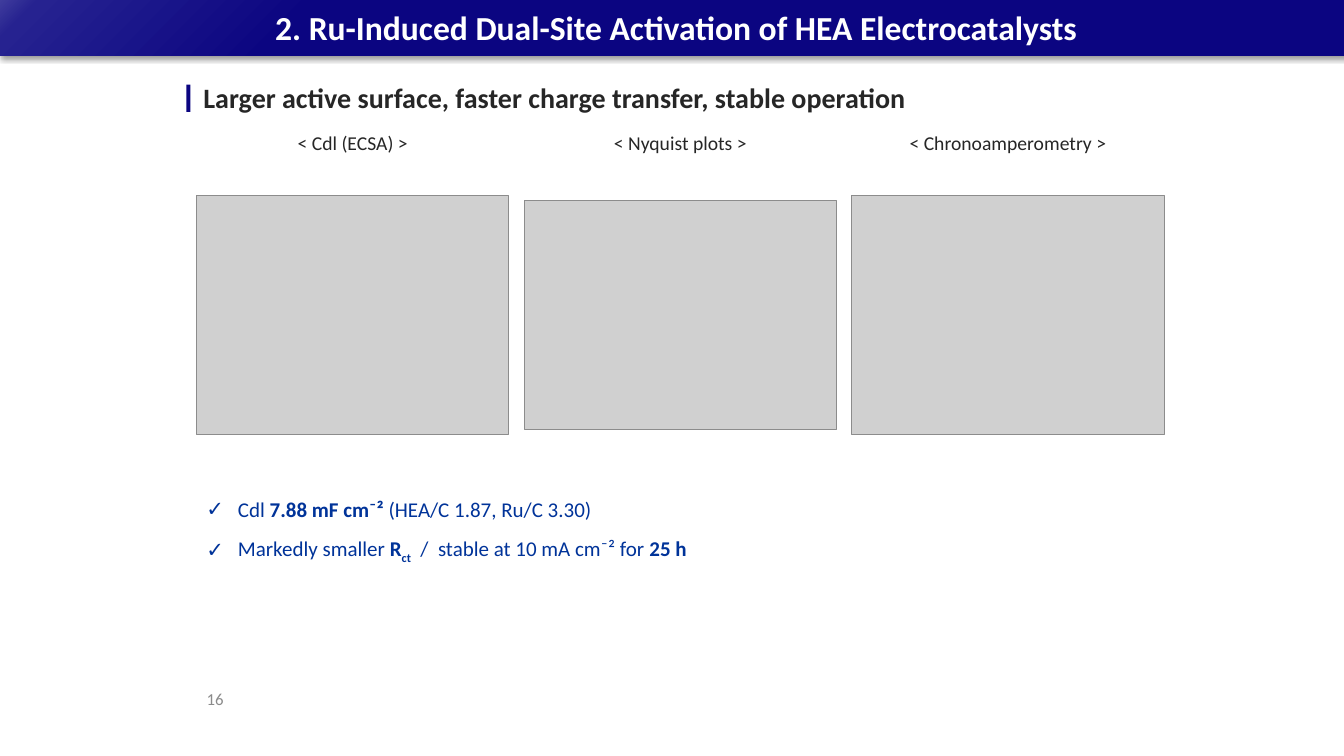
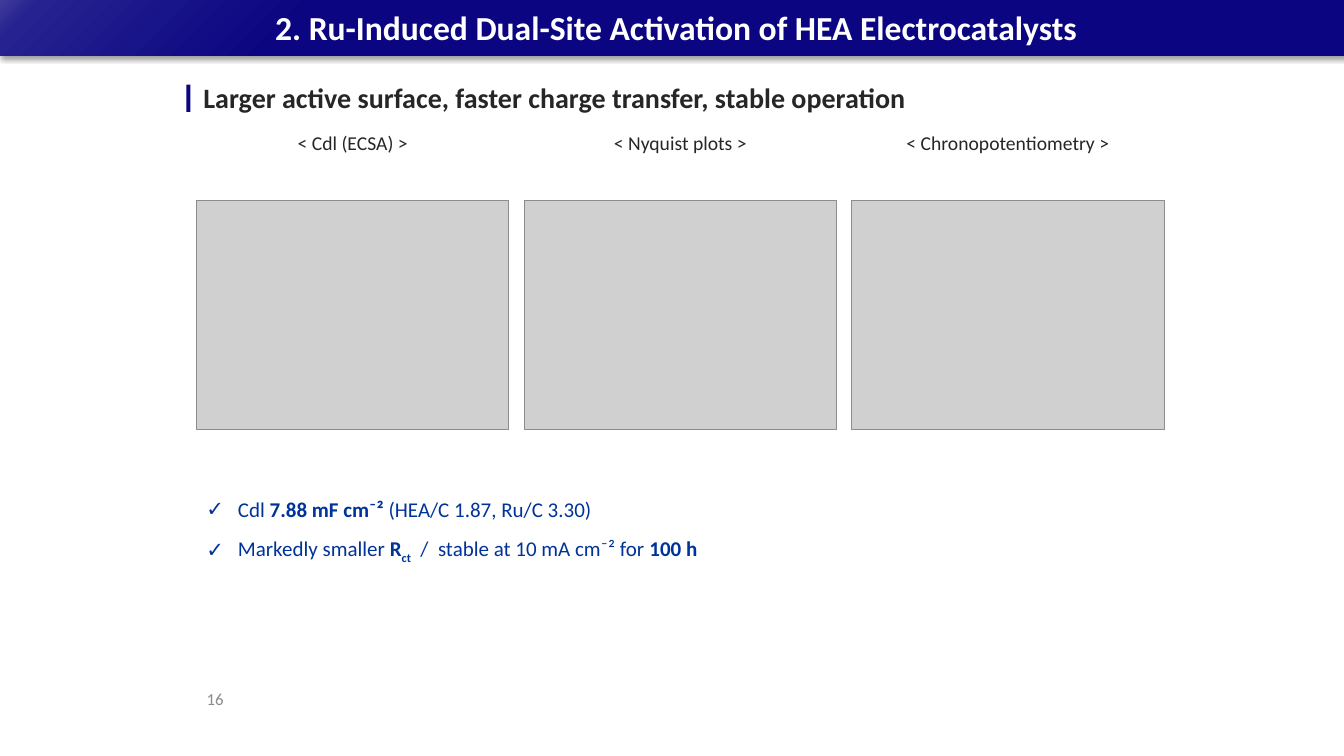
Before and after one commit to limsj0204/letter, a slide deck: slide 16 of 학위논문_디펜스_발표자료_5시료.pptx. Drawn at 1344x756 pixels with LibreOffice and Linux fonts; fonts in the diff are those of the drawing; grey boxes stand for pictures. Boxes give left, top, right and bottom in pixels: in the first picture for what was removed or moved away, otherwise in the second. Text is boxed around its words. In the diff, an @@ line names an element or a change of style, - is before the commit and + after.

```diff
--- a/학위논문_디펜스_발표자료_5시료.pptx
+++ b/학위논문_디펜스_발표자료_5시료.pptx
@@ text at bbox=[921, 136, 1095, 153]: text changed @@
-< Chronoamperometry >
+< Chronopotentiometry >
@@ picture: place and size @@
-picture at bbox=[197, 196, 509, 434]
+picture at bbox=[197, 201, 509, 430]
@@ picture: place and size @@
-picture at bbox=[852, 196, 1165, 434]
+picture at bbox=[852, 201, 1165, 430]
@@ text at bbox=[238, 539, 697, 560]: text changed @@
-✓ Markedly smaller Rct / stable at 10 mA cm⁻² for 25 h
+✓ Markedly smaller Rct / stable at 10 mA cm⁻² for 100 h
```
Also in this commit, not shown: 2 other slides changed, 1 other file.
